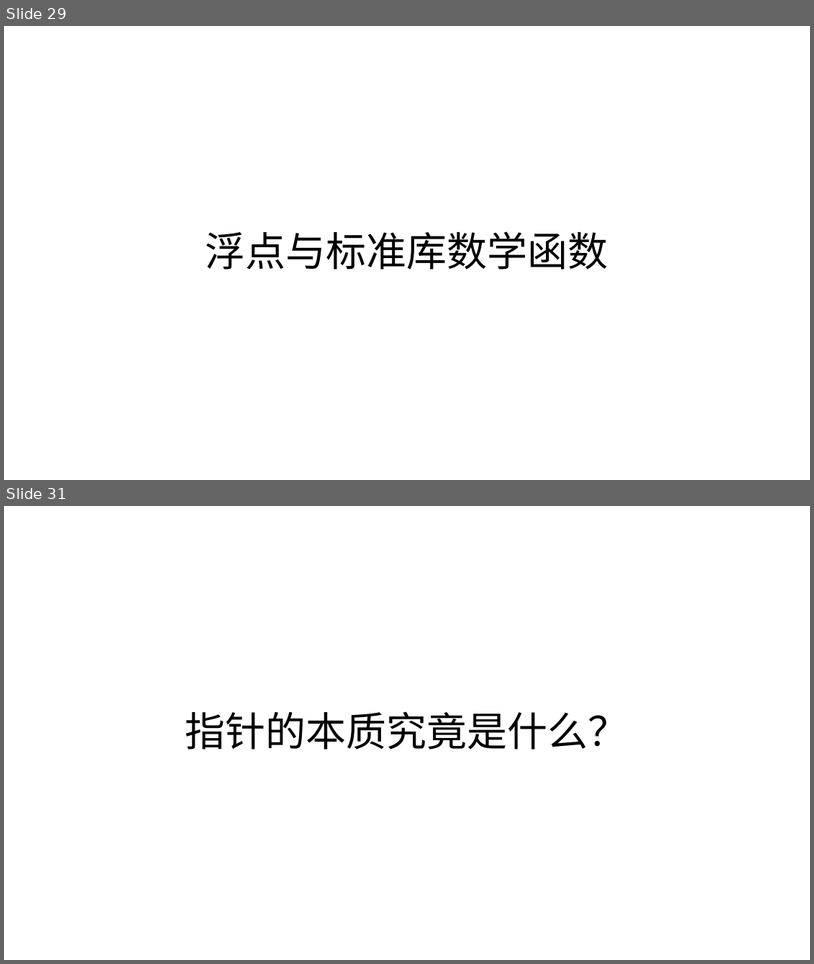
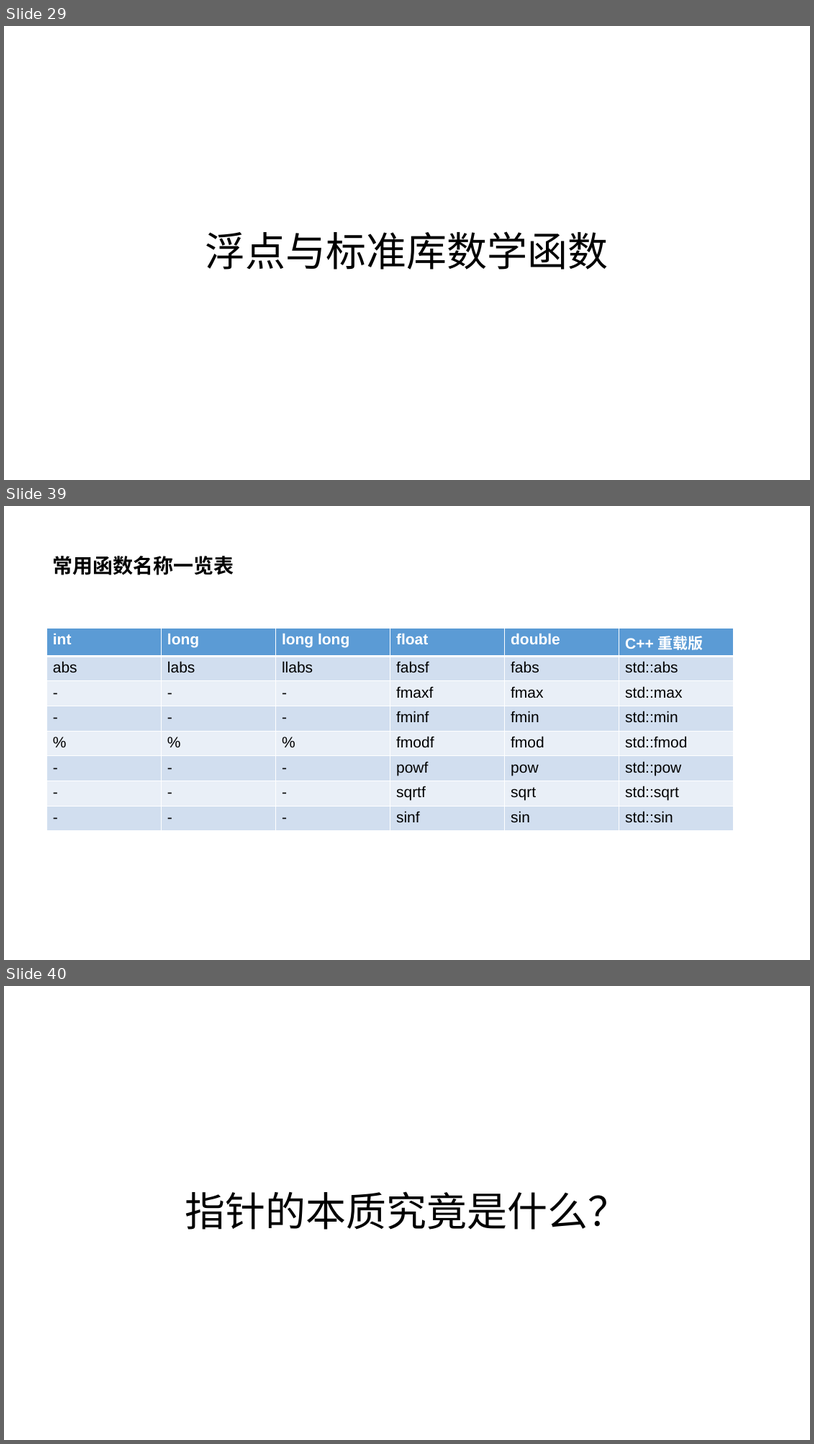
Before and after one commit to parallel101/course, a slide deck: 12/slides.pptx. Shown one above the other, each under a label of ours: slides 29 and 31 before the commit, slides 29, 39 and 40 after it; the slides between them are not shown. The pictures are 814x964 and 814x1444 pixels, drawn with LibreOffice and Linux fonts; fonts in the diff are those of the drawing. Boxes give left, top, right and bottom in pixels: in the first picture for what was removed or moved away, otherwise in the second. Text is boxed around its words. In the diff, an @@ line names an element or a change of style, - is before the commit and + after.

```diff
--- a/12/slides.pptx
+++ b/12/slides.pptx
@@ slide 39 added at (x1=4, y1=506, x2=810, y2=960), background #FFFFFF @@
@@ title added at (x1=53, y1=556, x2=234, y2=575), 24 pt, text #000000, bold @@
+常用函数名称一览表
@@ table added at (x1=47, y1=628, x2=733, y2=828), 8 rows, 6 columns @@
+int | long | long long | float | double | C++ 重载版
+abs | labs | llabs | fabsf | fabs | std::abs
+- | - | - | fmaxf | fmax | std::max
+- | - | - | fminf | fmin | std::min
+% | % | % | fmodf | fmod | std::fmod
+- | - | - | powf | pow | std::pow
+- | - | - | sqrtf | sqrt | std::sqrt
+- | - | - | sinf | sin | std::sin
@@ what was slide 31 is now slide 40 @@
```
Also in this commit, not shown: 1 slide changed, 9 other slides added, 1 slide removed, 16 other files.
